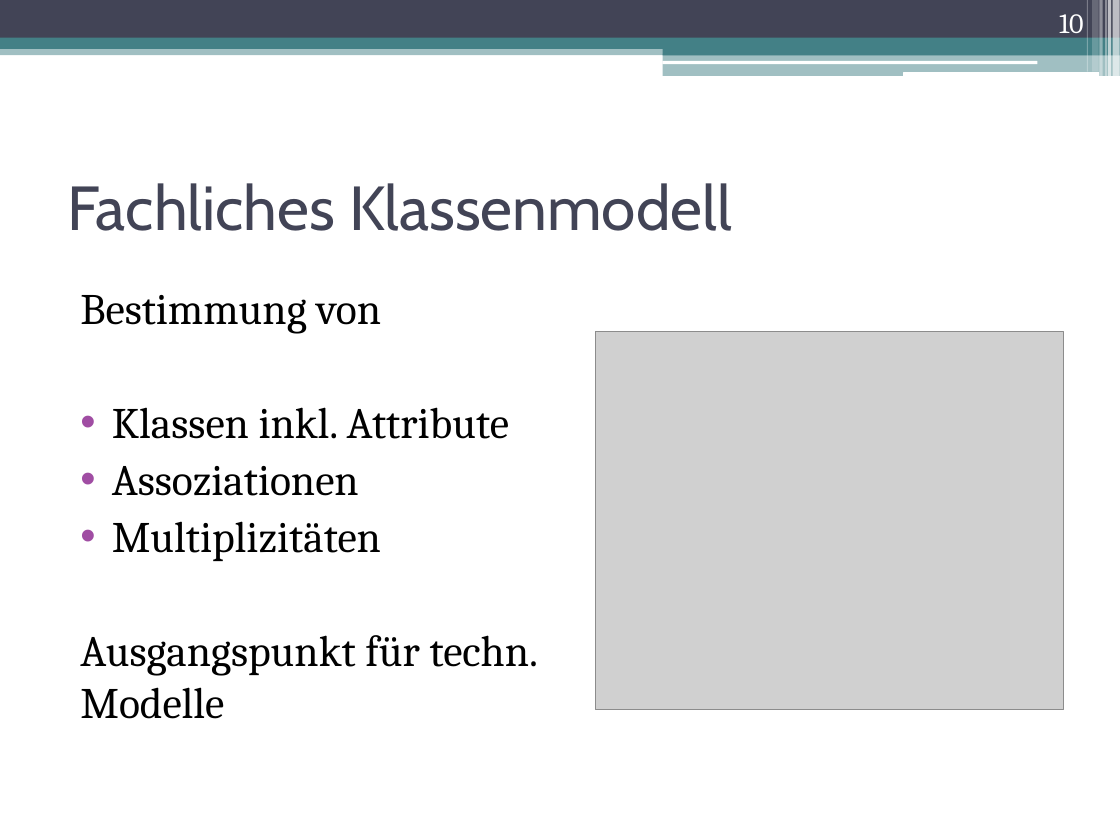
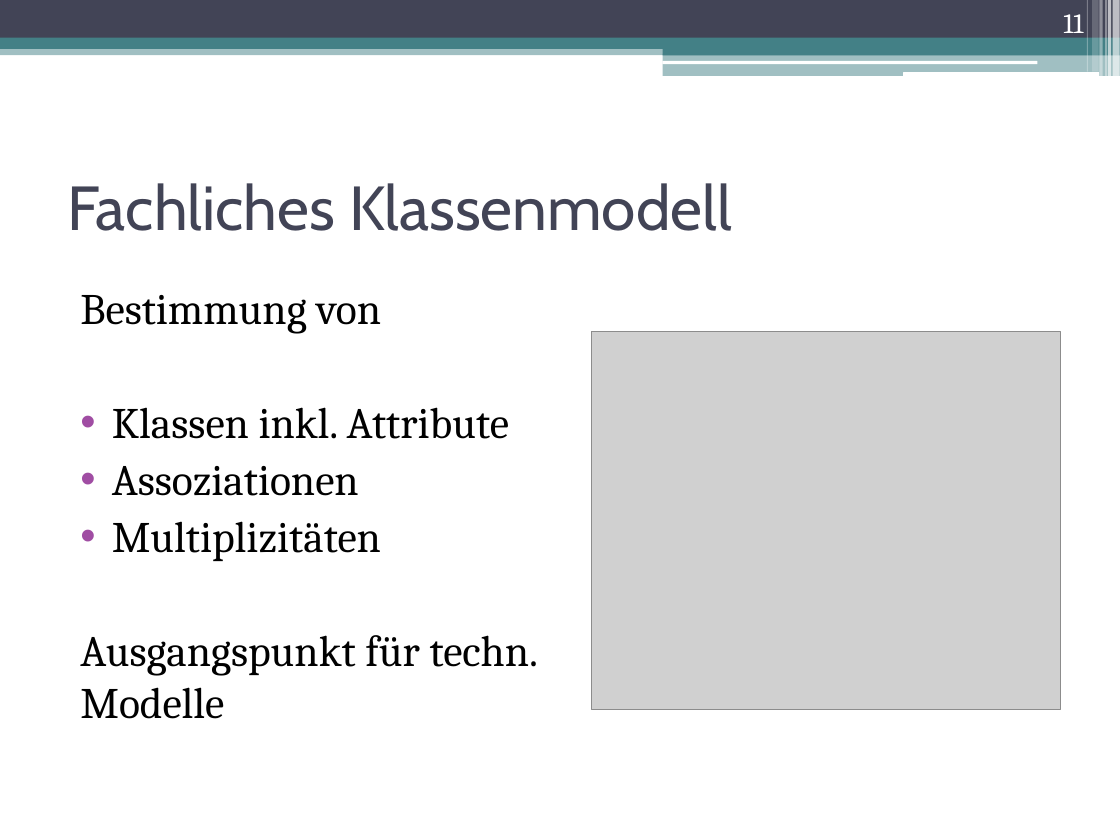
Before and after one commit to DanJoeHa/Fallstudie, a slide deck: slide 11 of Projektmanagement/Abschlusspräsentation.pptx (slide 10 before the commit). Drawn at 1120x840 pixels with LibreOffice and Linux fonts; fonts in the diff are those of the drawing; grey boxes stand for pictures; background and template pictures are left out. Boxes give left, top, right and bottom in pixels: in the first picture for what was removed or moved away, otherwise in the second. Text is boxed around its words. In the diff, an @@ line names an element or a change of style, - is before the commit and + after.

```diff
--- a/Projektmanagement/Abschlusspräsentation.pptx
+++ b/Projektmanagement/Abschlusspräsentation.pptx
@@ page number at [1063, 14, 1083, 40]: text changed @@
-10
+11
@@ picture: place and size @@
-picture at [595, 332, 1064, 709]
+picture at [591, 332, 1061, 709]
```
Also in this commit, not shown: 4 other slides changed, 1 slide added.
